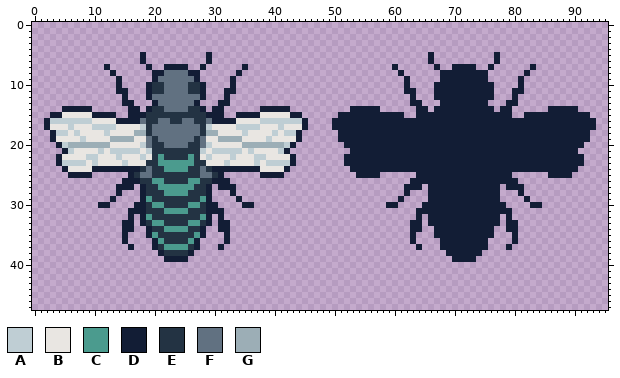
Sprite sheet: sprites/bee/bee_hd.png. The first picture shows the starting point.
The file is 96x48 pixels.
Palette (. is transparent): A #bfced4  B #e9e6e2  C #4b9b8e  D #121d35  E #233343  F #617181  G #9caeb6
Now the later version:
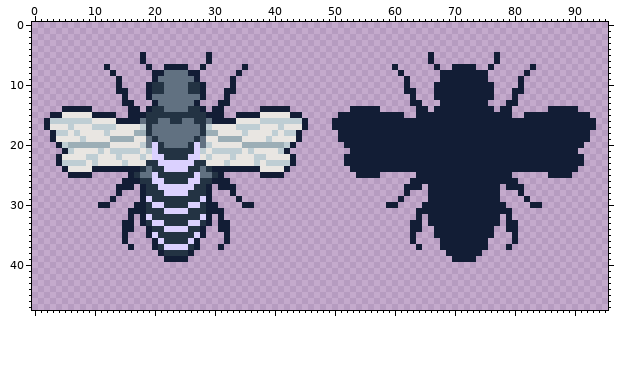
Diff:
@@ palette @@
-C #4b9b8e
+C #dbd1ff
@@ x 18..29 @@
 19 BFEFFFFFFEFB
-20 AFEEFFFFEEFA
-21 BAEEEEEEEEAB
-22 ABECEEEECEBA
+20 AFCEFFFFECFA
+21 BACEEEEEECAB
+22 ABCCEEEECCBA
 23 BEECCCCCCEEB
 24 EFEECCCCEEFE
-25 FFEEEEEEEEFF
+25 FFCEEEEEECFF
 26 EECCEEEECCEE
Pixel boxes of the changes (left, top, right, bottom) in both pictures:
changed: (146, 142, 206, 250)
